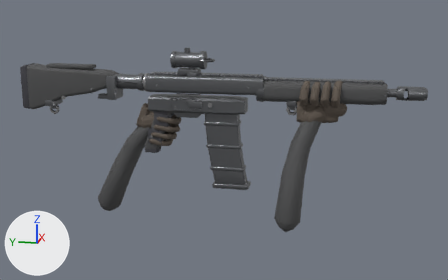
The FBX model Assets/_Project/Art/Models/Resources/Kordon/Weapons/tr30.fbx as it was, and as the next commit left it.
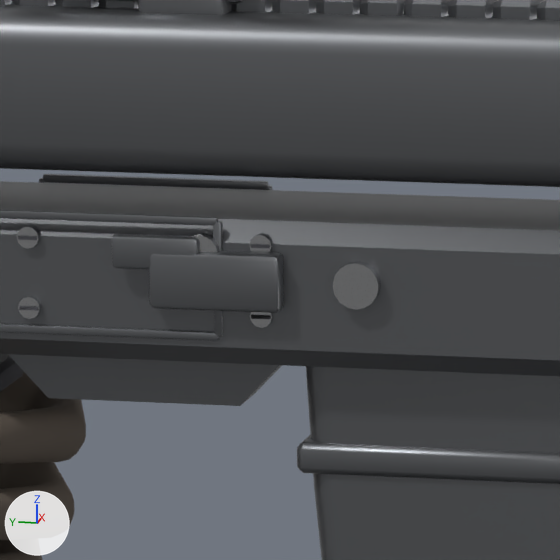
There are two pictures of each version: one whole from a 50 mm lens placed at (-1.27, -0.376, 0.258), pointed at (-0.004, -0.123, -0.059), one close up on the part from 38% to 52% of the width and 27% to 48% of the height. The axes (+X, +Y, +Z) are drawn at lower left. The lights are the same throughout. The older version's two pictures come first. Vertices at exactly the same position are counted once.

The first close-up shows 'HandRight', 'Magazine', 'tr30'.
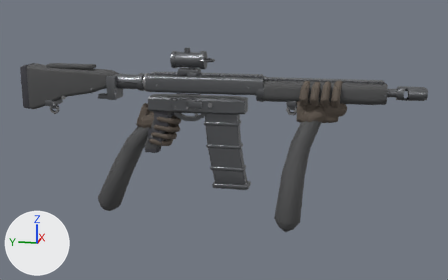
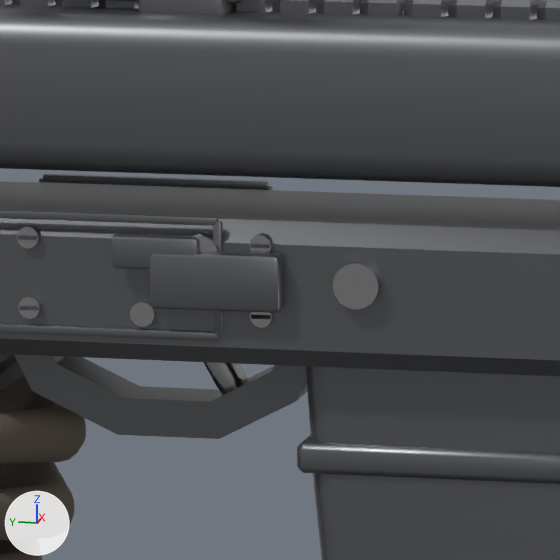
Changed parts and their boxes [x1, y1, x2, y2] in the close-ups (560 x 560 px):
'tr30', reshaped
    before: [0, 0, 560, 406]
    after: [0, 0, 560, 439]
'Trigger', added
    after: [203, 362, 248, 394]
part 1 of me_tr30, added
    after: [130, 301, 156, 327]
part 2 of me_tr30, rebuilt
    before: [8, 354, 282, 406]
    after: [14, 354, 307, 439]

Edits to the bpy script that builds the scene:
```text
Change me_tr30:
    used by ob_tr30; location = (0.0, 0.0, 0.0)
    remove me_tr30.from_pydata(...)  # 12656 vertices, 10444 faces; spans x -0.029..0.03, y -0.53..0.331, z -0.092..0.135
    add me_tr30.from_pydata(...)  # 12702 vertices, 10541 faces; spans x -0.029..0.03, y -0.53..0.331, z -0.092..0.135
    me_tr30 part 1: a new loose piece, a 16-sided cylinder along x spanning x -0.0254..-0.0238, y -0.051..-0.0454, z 0.0087..0.0143, in mat_krd_gun_bare (grey #b1b2b4)
    me_tr30 part 2: the loose piece of 72 vertices spanning x -0.007..0.007, y -0.079..-0.007, z -0.012..0.015 is rebuilt with 82 vertices and now spans x -0.007..0.007, y -0.088..-0.008, z -0.02..0.019
    other edits to the shape of me_tr30 do not show in these pictures
Add me_trigger:
    me_trigger.from_pydata(...)  # 158 vertices, 144 faces; spans x -0.006..0.006, y -0.0672..-0.0515, z -0.024..0.0
    me_trigger.materials.append(mat_krd_gun_bare)  # grey #b1b2b4
Add ob_trigger:
    ob_trigger = bpy.data.objects.new('Trigger', me_trigger)
    ob_trigger.location = (0.0, 0.0, 0.011)
```
